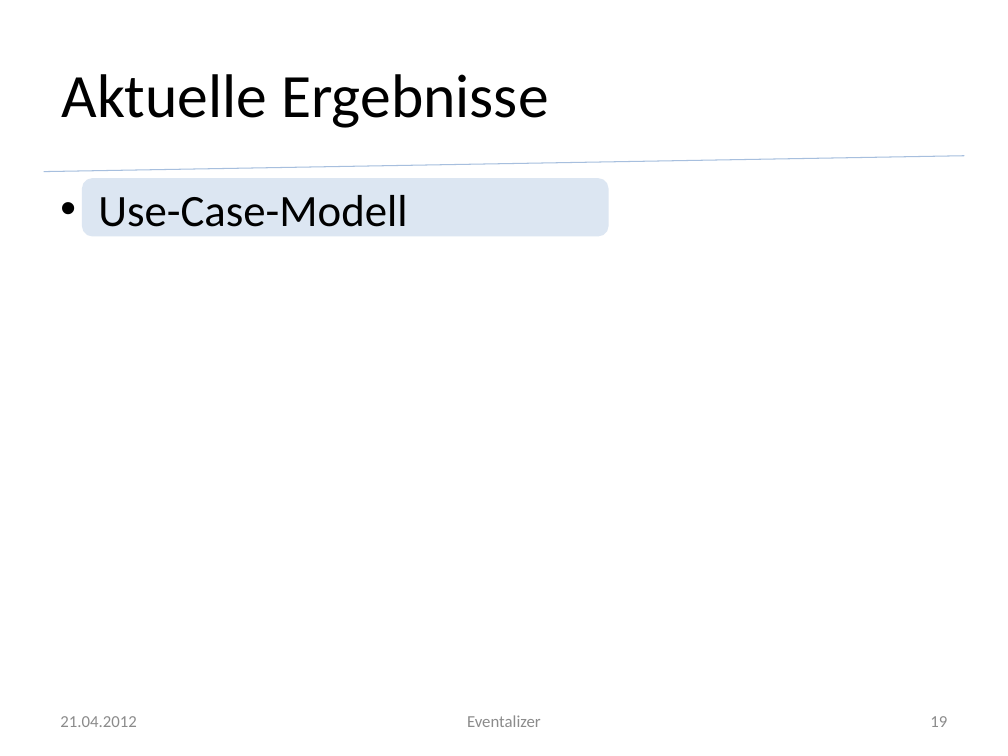
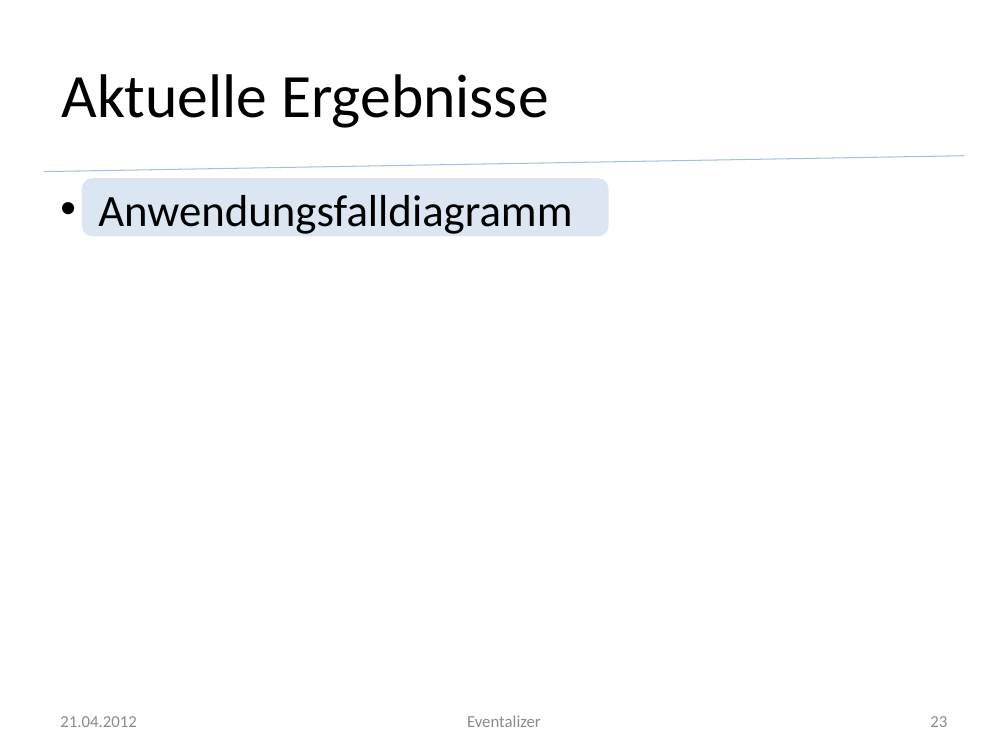
Before and after one commit to silkslostsoul/Eventalizer, a slide deck: slide 23 of Dokumente/Zwischenstand zum 2012 04 21.pptx (slide 19 before the commit). Drawn at 1008x756 pixels with LibreOffice and Linux fonts; fonts in the diff are those of the drawing; background and template pictures are left out. Boxes give left, top, right and bottom in pixels: in the first picture for what was removed or moved away, otherwise in the second. Text is boxed around its words. In the diff, an @@ line names an element or a change of style, - is before the commit and + after.

```diff
--- a/Dokumente/Zwischenstand zum 2012 04 21.pptx
+++ b/Dokumente/Zwischenstand zum 2012 04 21.pptx
@@ text at <box>98,195,572,234</box>: text changed @@
-• Use-Case-Modell
+• Anwendungsfalldiagramm
@@ page number at <box>930,716,947,727</box>: text changed @@
-19
+23
```
Also in this commit, not shown: 3 other slides changed, 6 slides added, 5 other files.
